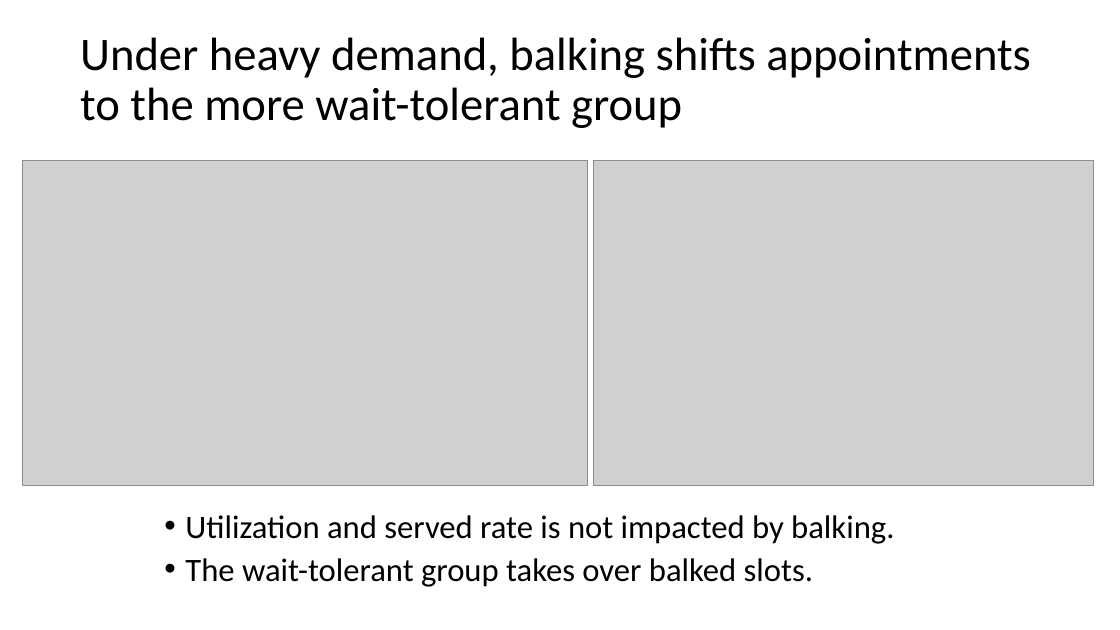
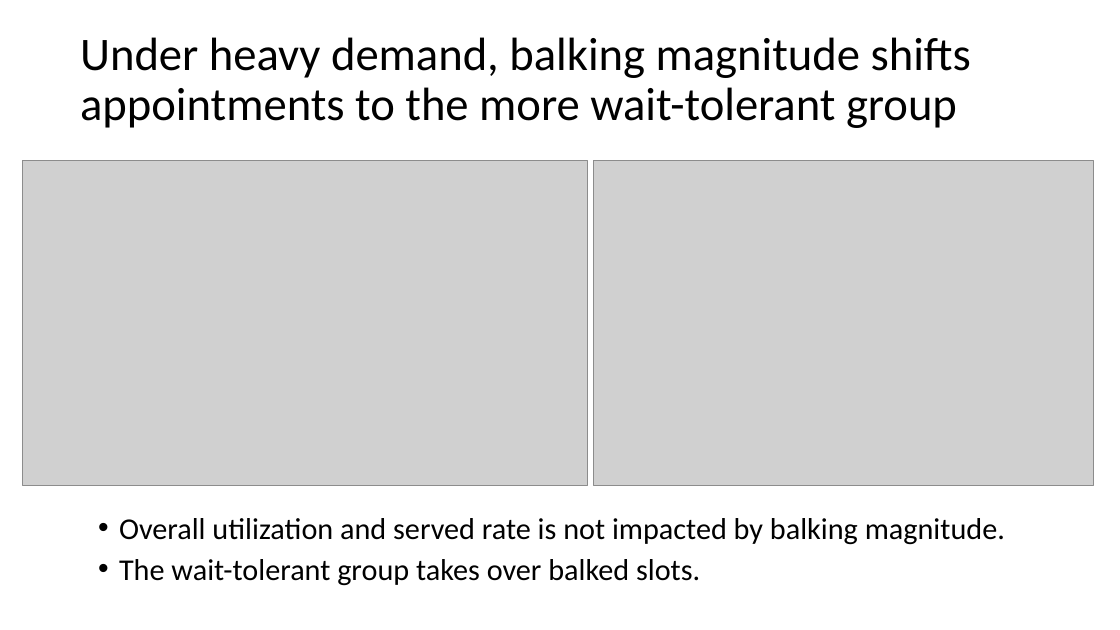
Before and after one commit to YcartXin/CUIMC-Appointment-Simulation, a slide deck: slide 7 of presentation/FCFS Presentation.pptx (slide 6 before the commit). Drawn at 1120x630 pixels with LibreOffice and Linux fonts; fonts in the diff are those of the drawing; grey boxes stand for pictures. Boxes give left, top, right and bottom in pixels: in the first picture for what was removed or moved away, otherwise in the second. Text is boxed around its words. In the diff, an @@ line names an element or a change of style, - is before the commit and + after.

```diff
--- a/presentation/FCFS Presentation.pptx
+++ b/presentation/FCFS Presentation.pptx
@@ title at (x1=80, y1=37, x2=971, y2=128): text changed @@
-Under heavy demand, balking shifts appointments to the more wait-tolerant group
+Under heavy demand, balking magnitude shifts appointments to the more wait-tolerant group
@@ text "Overall utilization and served rate ..." moved from (x1=185, y1=515, x2=894, y2=587) to (x1=119, y1=518, x2=1005, y2=586) @@
@@ text at (x1=119, y1=518, x2=1005, y2=545): text changed; size 28 to 25.9 pt @@
-• Utilization and served rate is not impacted by balking.
+• Overall utilization and served rate is not impacted by balking magnitude.
@@ text at (x1=119, y1=559, x2=700, y2=586): size 28 to 25.9 pt in "The wait-tolerant group takes over balked slots." @@
```
Also in this commit, not shown: 4 other slides changed, 2 slides added, 27 other files.
